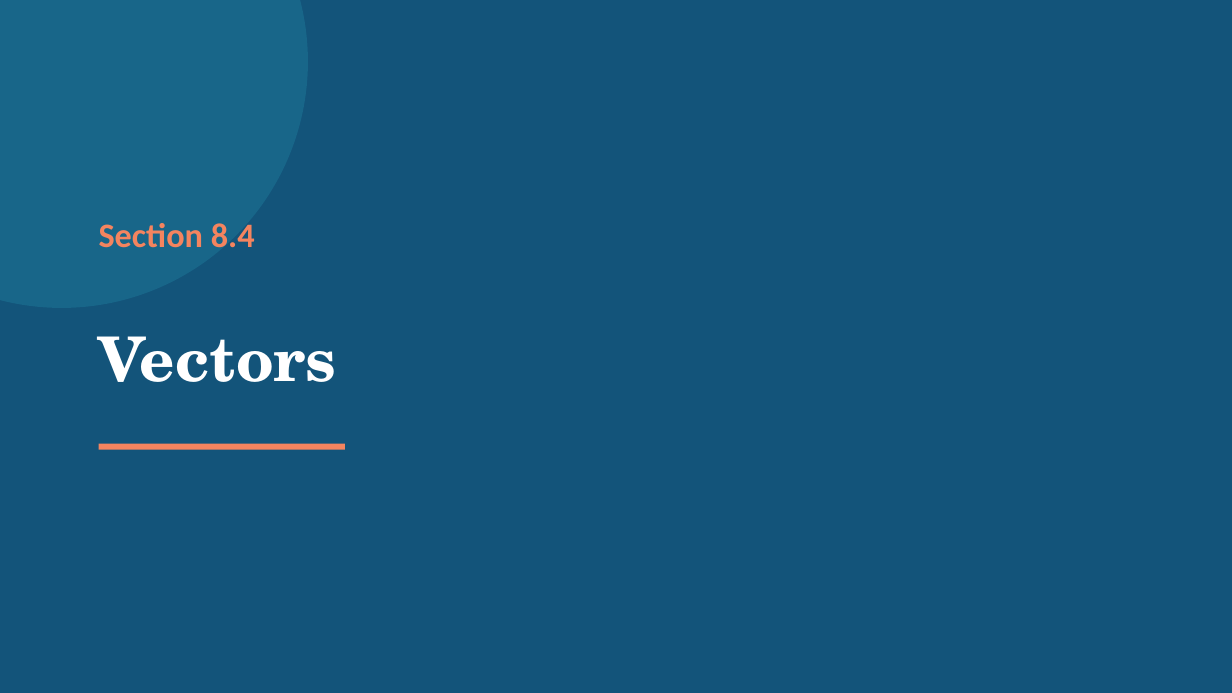
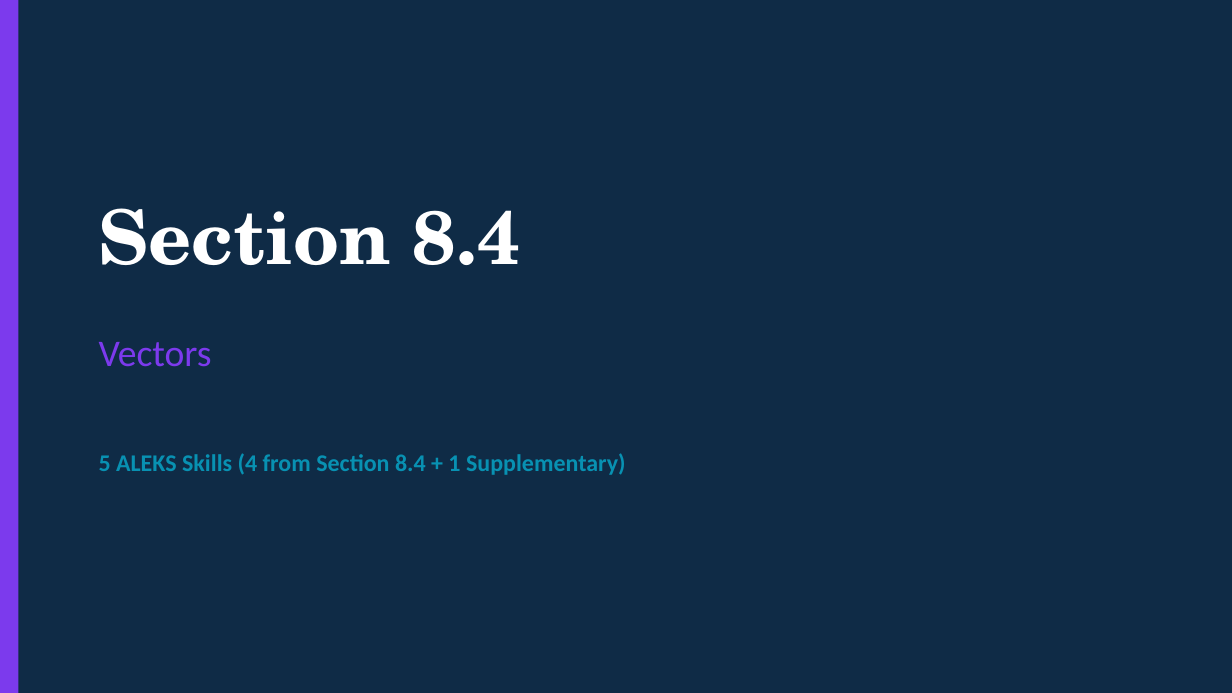
Before and after one commit to andrewhvolk/andrewhvolk.github.io, a slide deck: slide 2 of slides/Math130Unit3D.pptx. Drawn at 1232x693 pixels with LibreOffice and Linux fonts; fonts in the diff are those of the drawing. Boxes give left, top, right and bottom in pixels: in the first picture for what was removed or moved away, otherwise in the second. Text is boxed around its words. In the diff, an @@ line names an element or a change of style, - is before the commit and + after.

```diff
--- a/slides/Math130Unit3D.pptx
+++ b/slides/Math130Unit3D.pptx
@@ background #13547A to #0F2B46 @@
@@ ellipse removed at bbox=[0, 0, 308, 308] @@
@@ rectangle added at bbox=[0, 0, 18, 692], fill #7C3AED @@
@@ text "Section 8.4": place and size @@
-text "Section 8.4" at bbox=[99, 223, 255, 248]
+text "Section 8.4" at bbox=[99, 208, 520, 265]
@@ text "Section 8.4" at bbox=[99, 208, 520, 265]: size 20 to 44 pt, font Calibri to TeX Gyre Schola, text colour #F4845F to #FFFFFF @@
@@ text "Vectors" at bbox=[99, 342, 212, 367]: size 36 to 22 pt, font TeX Gyre Schola to Calibri, text colour #FFFFFF to #7C3AED, bold off @@
@@ rectangle removed at bbox=[99, 444, 345, 450] @@
@@ text added at bbox=[99, 453, 626, 475], 14 pt, text #0891B2, bold @@
+5 ALEKS Skills (4 from Section 8.4 + 1 Supplementary)
```
Also in this commit, not shown: 4 other slides changed, 8 slides added, 19 slides removed.
